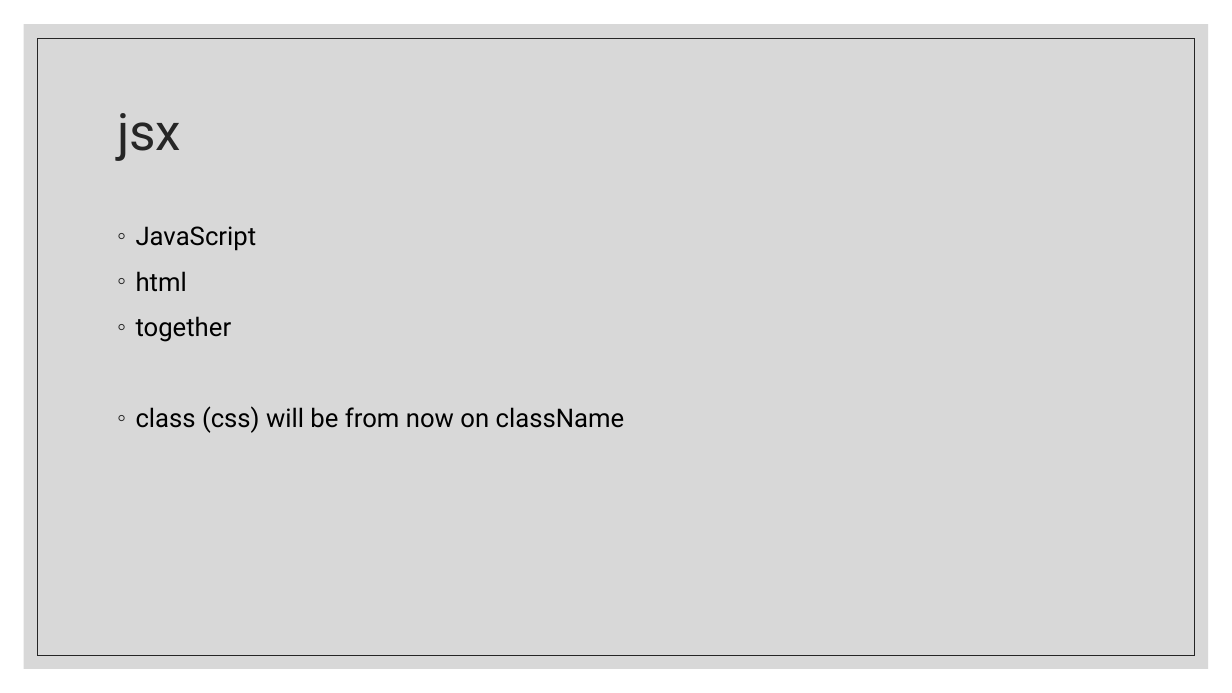
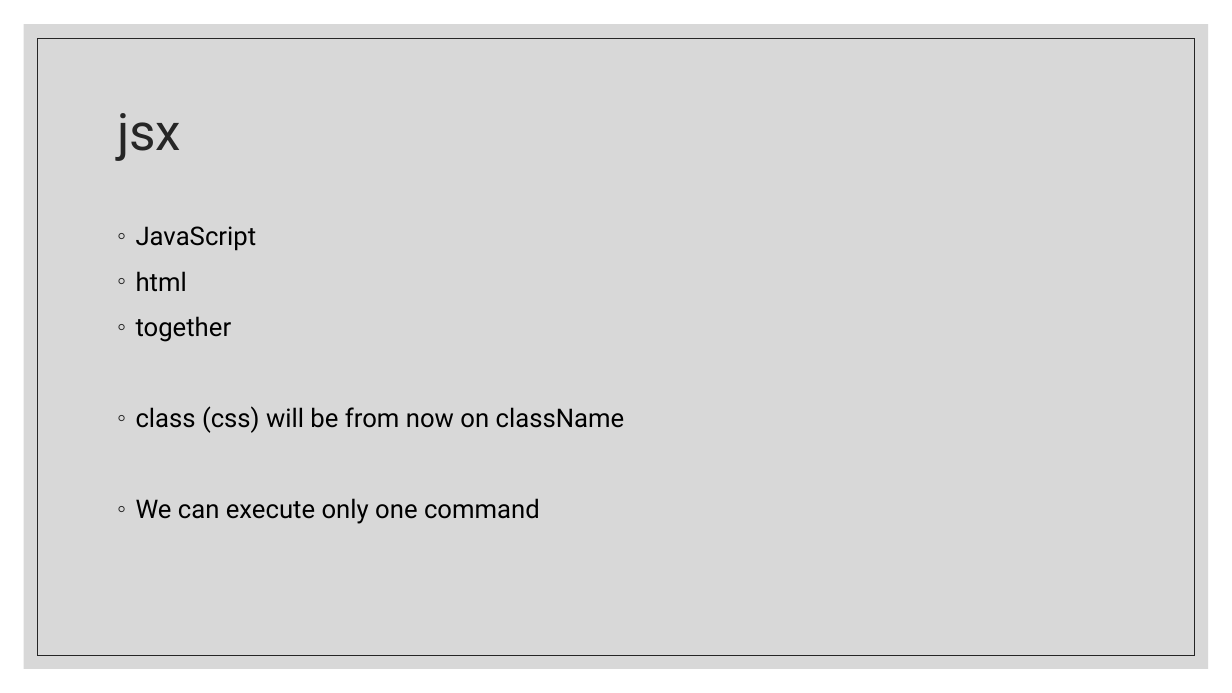
Before and after one commit to Rlss91/ht_W011121MR_morning_first-project, a slide deck: slide 5 of docs/React.pptx. Drawn at 1232x693 pixels with LibreOffice and Linux fonts; fonts in the diff are those of the drawing. Boxes give left, top, right and bottom in pixels: in the first picture for what was removed or moved away, otherwise in the second. Text is boxed around its words. In the diff, an @@ line names an element or a change of style, - is before the commit and + after.

```diff
--- a/docs/React.pptx
+++ b/docs/React.pptx
@@ text at <box>136,498,540,524</box>: paragraph added @@
+◦ We can execute only one command
```
Also in this commit, not shown: 1 slide added, 3 other files.
